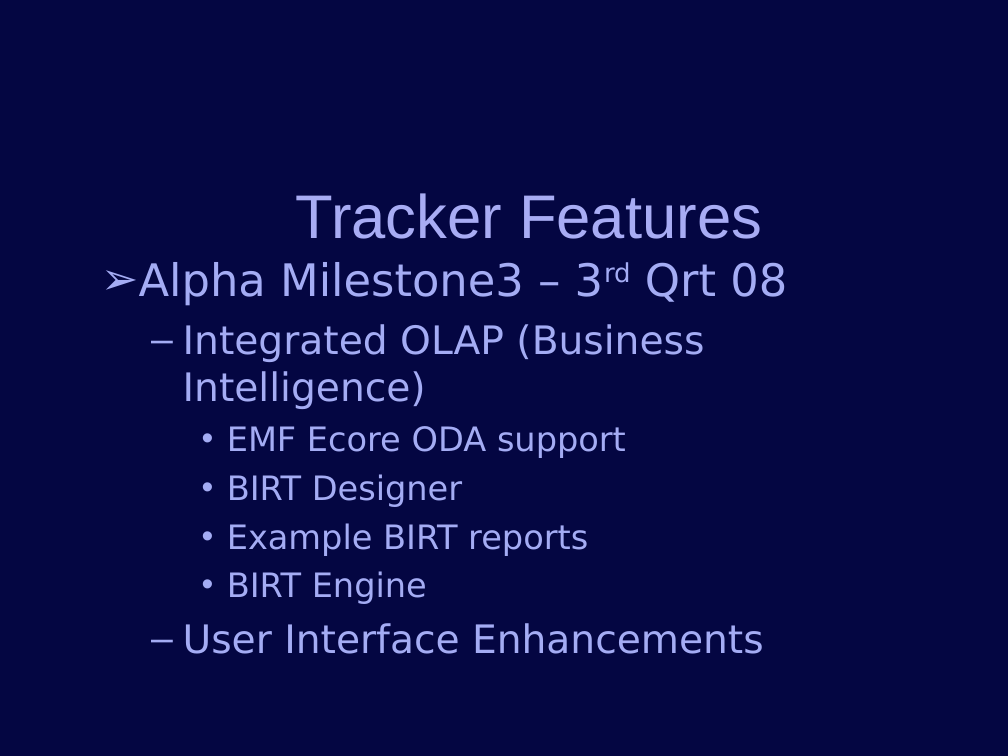
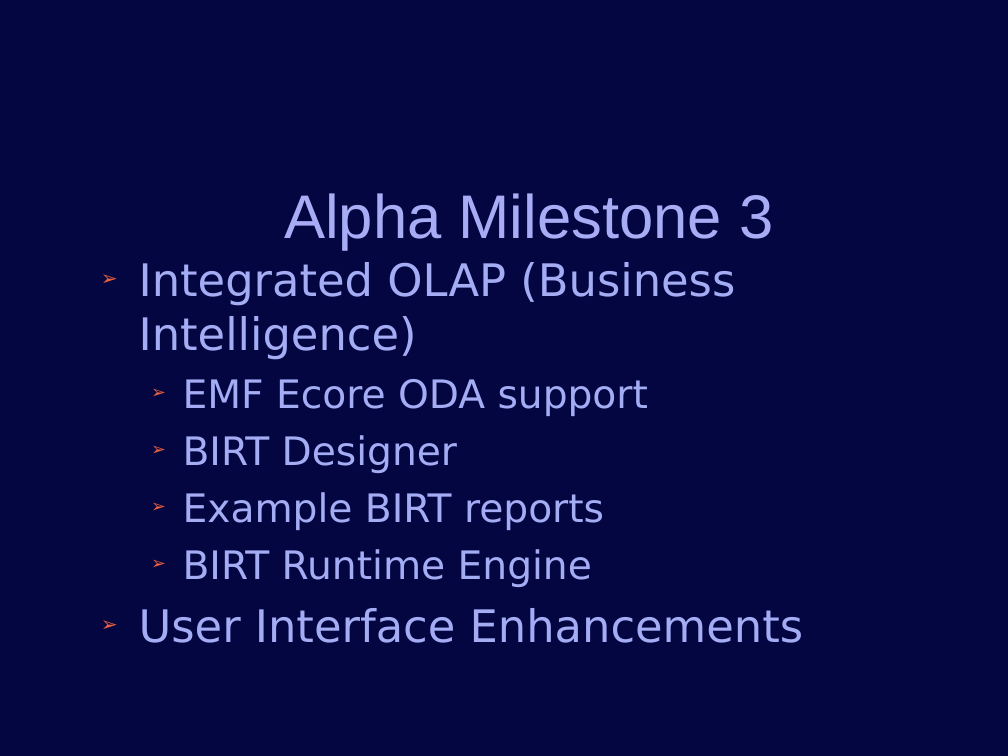
Before and after one commit to jconlon/Tracker, a slide deck: slide 13 of tracker/trunk/com.verticon.tracker.documentation/src/Tracker Introduction.odp (slide 11 before the commit). Drawn at 1008x756 pixels with LibreOffice and Linux fonts; fonts in the diff are those of the drawing; background and template pictures are left out. Boxes give left, top, right and bottom in pixels: in the first picture for what was removed or moved away, otherwise in the second. Text is boxed around its words. In the diff, an @@ line names an element or a change of style, - is before the commit and + after.

```diff
--- a/tracker/trunk/com.verticon.tracker.documentation/src/Tracker Introduction.odp
+++ b/tracker/trunk/com.verticon.tracker.documentation/src/Tracker Introduction.odp
@@ title at <box>284,193,773,250</box>: text changed @@
-Tracker Features
+Alpha Milestone 3
@@ text at <box>101,262,787,306</box>: paragraph removed @@
-➢ Alpha Milestone3 – 3rd Qrt 08
@@ text at <box>139,262,803,643</box>: size 28 to 32 pt in "Integrated OLAP (Business Intelligence)", "User Interface Enhancements"; size 24 to 28 pt in "EMF Ecore ODA support", "BIRT Designer", "Example BIRT reports"; bullet – to ➢; list level 2 to 1 in "Integrated OLAP (Business Intelligence)"; bullet colour #A4ACF4 to #EB613D; bullet • to ➢; list level 3 to 2 in "EMF Ecore ODA support"; list level 3 to 2 in "BIRT Designer"; list level 3 to 2 in "Example BIRT reports"; list level 2 to 1 in "User Interface Enhancements" @@
@@ text at <box>183,549,592,587</box>: text changed; size 24 to 28 pt @@
-    • BIRT Engine
+  ➢ BIRT Runtime Engine
```
Also in this commit, not shown: 11 other slides changed, 2 slides added.
